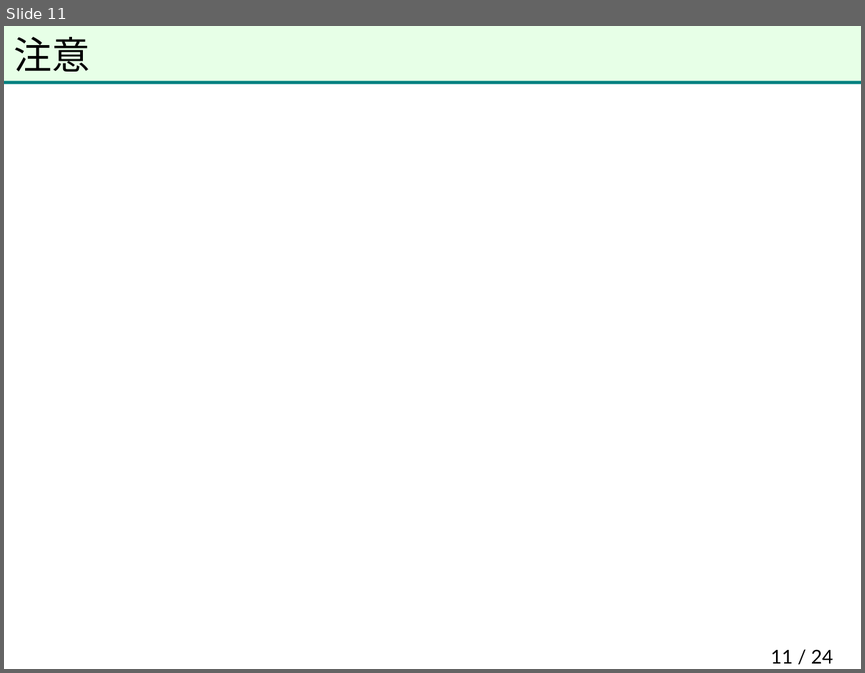
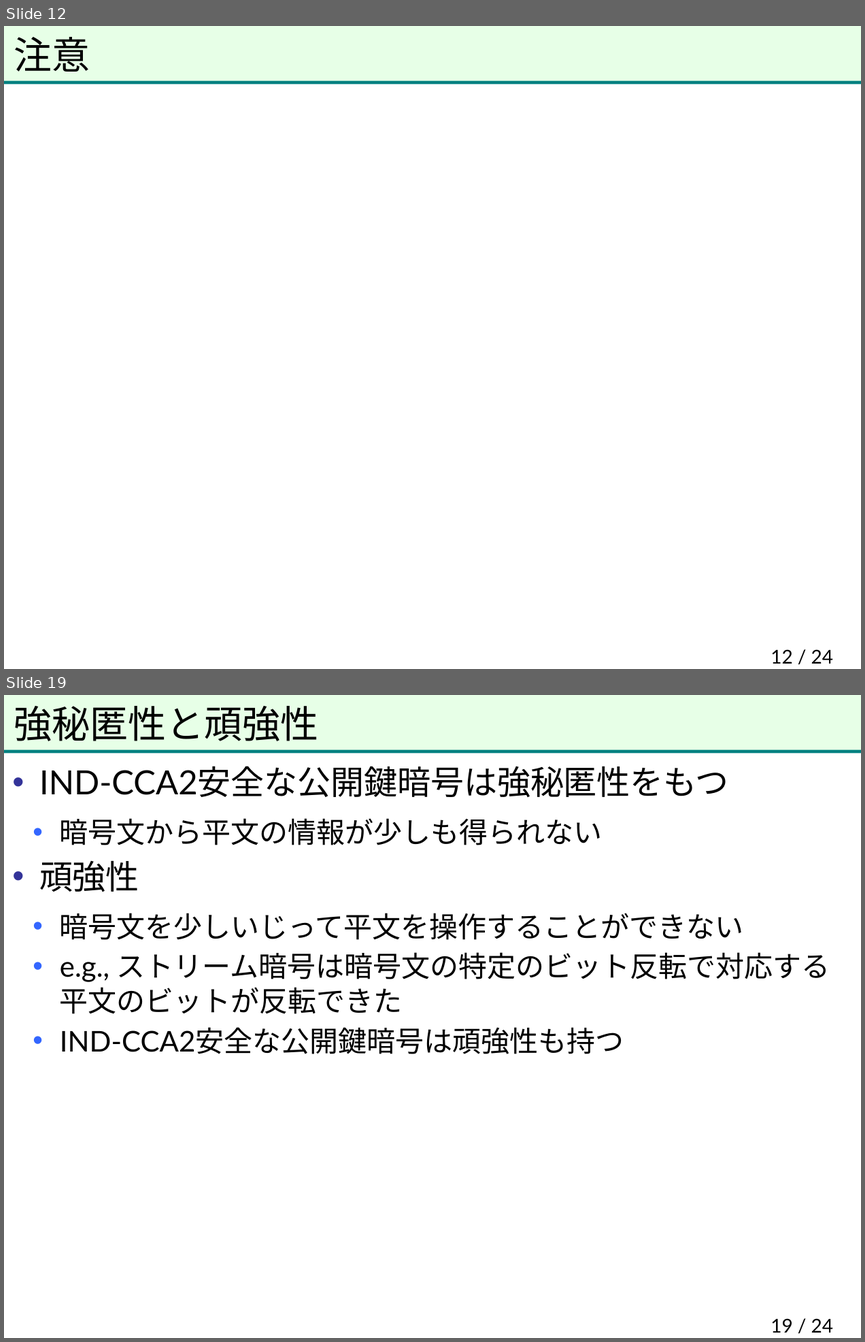
Before and after one commit to herumi/anninbon, a slide deck: lec/anninbon5.pptx. Shown one above the other, each under a label of ours: slide 11 before the commit, slides 12 and 19 after it; the slides between them are not shown. The pictures are 865x673 and 865x1342 pixels, drawn with LibreOffice and Linux fonts; fonts in the diff are those of the drawing; background and template pictures are left out. Boxes give left, top, right and bottom in pixels: in the first picture for what was removed or moved away, otherwise in the second. Text is boxed around its words. In the diff, an @@ line names an element or a change of style, - is before the commit and + after.

```diff
--- a/lec/anninbon5.pptx
+++ b/lec/anninbon5.pptx
@@ slide 19 added at (4,695,861,1338), background #FFFFFF; not listed: 2 template elements that a slide beside it also shows @@
@@ title added at (14,706,318,741), 32 pt, text #000000 @@
+強秘匿性と頑強性
@@ text added at (39,766,830,1054), 24 pt, text #000000 @@
+• IND-CCA2安全な公開鍵暗号は強秘匿性をもつ
+  • 暗号文から平文の情報が少しも得られない
+• 頑強性
+  • 暗号文を少しいじって平文を操作することができない
+  • e.g., ストリーム暗号は暗号文の特定のビット反転で対応する平文のビットが反転できた
+  • IND-CCA2安全な公開鍵暗号は頑強性も持つ
@@ page number added at (770,1318,833,1332), 16 pt, text #000000 @@
+19 / 24
@@ what was slide 11 is now slide 12 @@
@@ page number at (770,649,833,663): text changed @@
-11 / 24
+12 / 24
```
Also in this commit, not shown: 17 other slides added.
